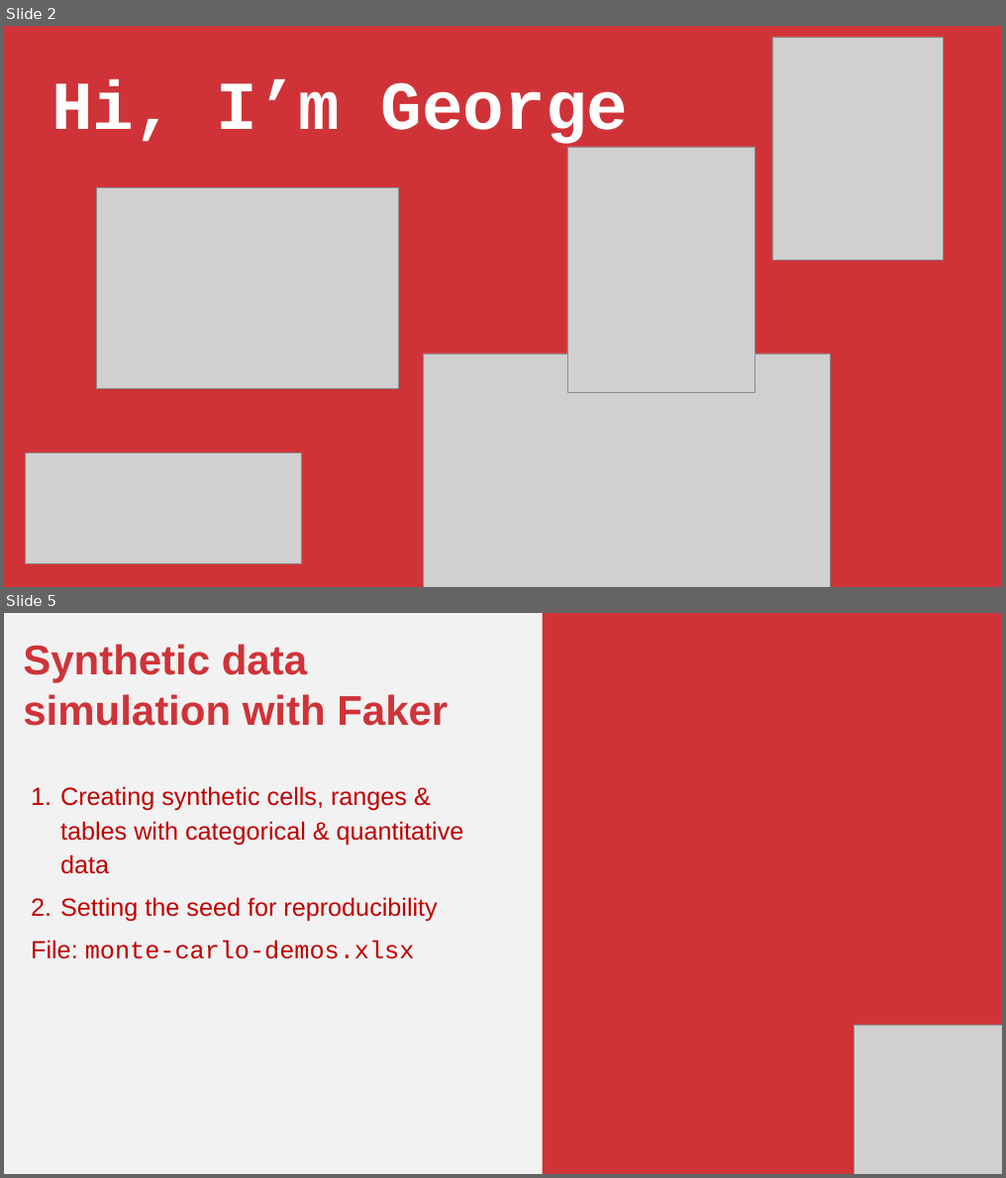
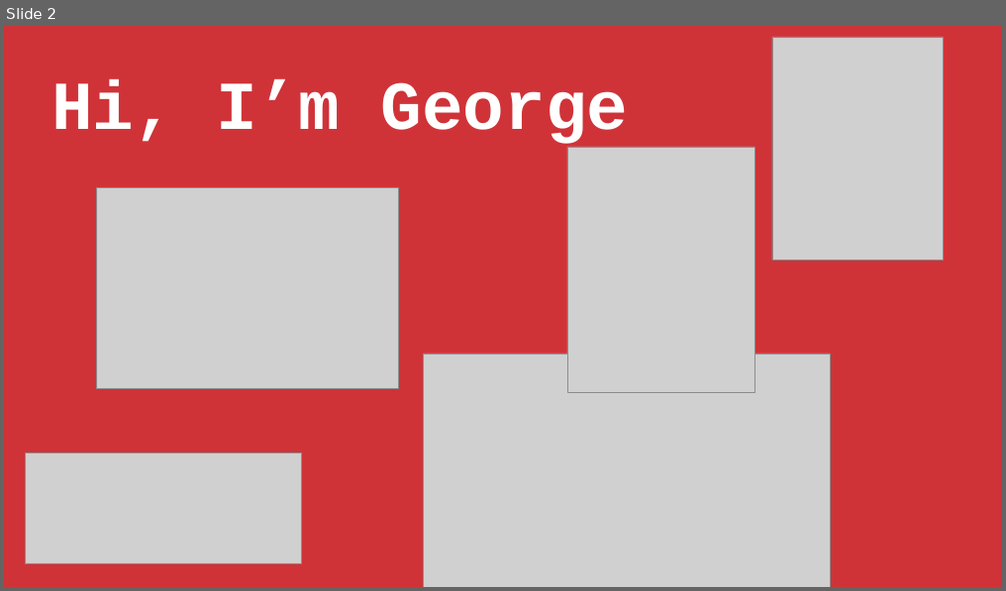
Before and after one commit to stringfestdata/first-steps-office-scripts, a slide deck: first-steps-office-scripts.pptx. Shown one above the other, each under a label of ours: slides 2 and 5 before the commit, slide 2 after it; the slides between them are not shown. The pictures are 1006x1178 and 1006x591 pixels, drawn with LibreOffice and Linux fonts; fonts in the diff are those of the drawing; grey boxes stand for pictures. Boxes give left, top, right and bottom in pixels: in the first picture for what was removed or moved away, otherwise in the second. Text is boxed around its words. In the diff, an @@ line names an element or a change of style, - is before the commit and + after.

```diff
--- a/first-steps-office-scripts.pptx
+++ b/first-steps-office-scripts.pptx
@@ slide 5 removed at (x1=4, y1=613, x2=1002, y2=1174), background #F2F2F2 @@
@@ rectangle removed at (x1=542, y1=613, x2=1002, y2=1174) @@
@@ text removed at (x1=23, y1=644, x2=464, y2=959) @@
-Synthetic data simulation with Faker
-1. Creating synthetic cells, ranges & tables with categorical & quantitative data
-2. Setting the seed for reproducibility
-File: monte-carlo-demos.xlsx
@@ picture removed at (x1=854, y1=1025, x2=1002, y2=1174) @@
```
Also in this commit, not shown: 2 slides changed, 11 slides added, 9 other slides removed, 3 other files.
